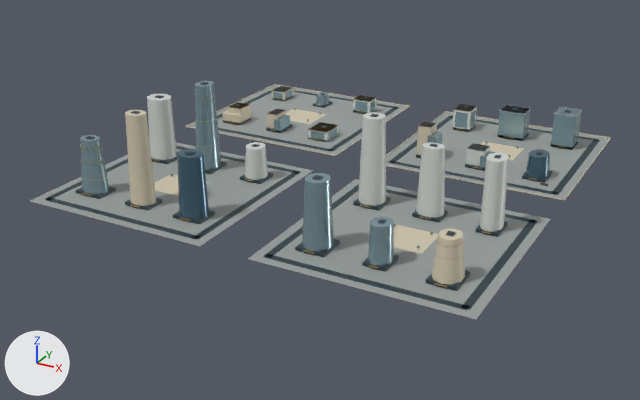
Two versions of the glTF model web/public/assets/3d/ampliworld/GC-CITY-2030/GC-TILE-09-08.glb, one commit apart.
Before and after are seen from a camera (50 mm lens) standing at (-333.0, 5695.0, 578.0) and looking at (-1014.0, 6933.0, -41.0). Arrows for +X, +Y and +Z are at lower left; the lights stay in place. The picture after the commit comes second. Where no turn or scale is listed for an object, it has been applied to the vertices. Vertices at exactly the same position are counted once.

Before the edit, the objects in view are built like this:
```python
ob_gc_tile_09_08_blue = bpy.data.objects.new('GC-TILE-09-08-blue', me_mesh_8)
ob_gc_tile_09_08_blue.location = (0.0, 0.0, 0.0)
ob_gc_tile_09_08_dark = bpy.data.objects.new('GC-TILE-09-08-dark', me_mesh_1)
ob_gc_tile_09_08_dark.location = (0.0, 0.0, 0.0)
ob_gc_tile_09_08_glass = bpy.data.objects.new('GC-TILE-09-08-glass', me_mesh_7)
ob_gc_tile_09_08_glass.location = (0.0, 0.0, 0.0)
ob_gc_tile_09_08_gold = bpy.data.objects.new('GC-TILE-09-08-gold', me_mesh_5)
ob_gc_tile_09_08_gold.location = (0.0, 0.0, 0.0)
ob_gc_tile_09_08_ivory = bpy.data.objects.new('GC-TILE-09-08-ivory', me_mesh_2)
ob_gc_tile_09_08_ivory.location = (0.0, 0.0, 0.0)
ob_gc_tile_09_08_paving = bpy.data.objects.new('GC-TILE-09-08-paving', me_mesh_0)
ob_gc_tile_09_08_paving.location = (0.0, 0.0, 0.0)
ob_gc_tile_09_08_white = bpy.data.objects.new('GC-TILE-09-08-white', me_mesh_6)
ob_gc_tile_09_08_white.location = (0.0, 0.0, 0.0)
```
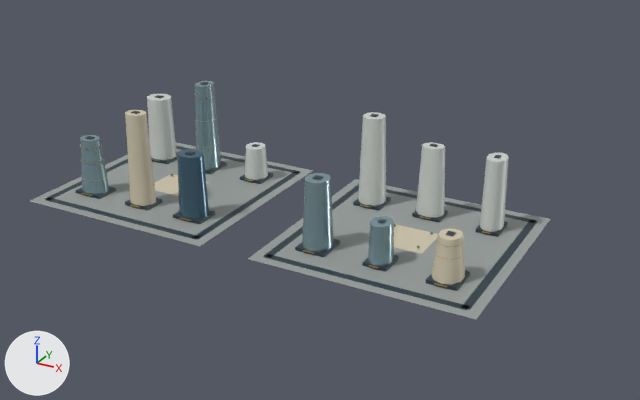
Changed parts and their boxes (x1, y1, x2, y2) in the pictures (640 x 400 px):
'GC-TILE-09-08-paving', reshaped (10% narrower, 24% shorter): before (30, 85, 610, 319); after (30, 142, 550, 319)
'GC-TILE-09-08-glass', reshaped (37% narrower): before (80, 81, 582, 266); after (80, 81, 394, 266)
'GC-TILE-09-08-white', reshaped (17% narrower): before (147, 86, 582, 232); after (147, 94, 509, 232)
'GC-TILE-09-08-dark', reshaped (11% narrower): before (45, 82, 600, 310); after (45, 82, 538, 310)
'GC-TILE-09-08-ivory', reshaped (30% narrower, 13% shorter): before (125, 84, 611, 284); after (125, 110, 465, 284)
'GC-TILE-09-08-blue', reshaped (91% narrower): before (177, 149, 550, 219); after (177, 149, 209, 219)
'GC-TILE-09-08-gold', reshaped (15% narrower): before (80, 95, 565, 287); after (80, 95, 491, 287)
part 1 of me_mesh_0, deleted: before (189, 85, 408, 155)
part 2 of me_mesh_0, deleted: before (386, 112, 610, 199)
part 3 of me_mesh_1, deleted: before (217, 88, 600, 195)
part 4 of me_mesh_2, deleted: before (186, 84, 611, 200)
part 5 of me_mesh_6, deleted: before (269, 86, 582, 166)
part 6 of me_mesh_5, deleted: before (227, 95, 565, 184)
part 7 of me_mesh_7, deleted: before (273, 90, 582, 171)
part 8 of me_mesh_8, deleted (blue): before (526, 149, 550, 178)

Patch to the scene script:
```diff
--- a/web/public/assets/3d/ampliworld/GC-CITY-2030/GC-TILE-09-08.glb.py
+++ b/web/public/assets/3d/ampliworld/GC-CITY-2030/GC-TILE-09-08.glb.py
@@ me_mesh_0 @@
 # used by ob_gc_tile_09_08_paving; location = (0.0, 0.0, 0.0)
-me_mesh_0.from_pydata(...)  # 32 vertices, 48 faces; spans x -1379.0..-621.0, y 6621.0..7379.0, z 0.0
+me_mesh_0.from_pydata(...)  # 16 vertices, 24 faces; spans x -1379.0..-621.0, y 6621.0..6959.0, z 0.0
+# me_mesh_0 part 1: the loose piece of 8 vertices spanning x -1379.0..-1041.0, y 7041.0..7379.0, z 0.0 is deleted
+# me_mesh_0 part 2: the loose piece of 8 vertices spanning x -959.0..-621.0, y 7041.0..7379.0, z 0.0 is deleted
 me_mesh_0.materials.append(mat_paving)
@@ me_mesh_1 @@
 # used by ob_gc_tile_09_08_dark; location = (0.0, 0.0, 0.0)
-me_mesh_1.from_pydata(...)  # 520 vertices, 780 faces; spans x -1364.0..-636.0, y 6636.0..7364.0, z 0.0..155.0
+me_mesh_1.from_pydata(...)  # 256 vertices, 384 faces; spans x -1364.0..-636.0, y 6636.0..6944.0, z 0.0..155.0
+# me_mesh_1 part 3: 33 loose pieces with 264 vertices, spanning x -1364.0..-636.0, y 7056.0..7364.0, z 0.0..67.0, are deleted
 me_mesh_1.materials.append(mat_dark)
@@ me_mesh_2 @@
 # used by ob_gc_tile_09_08_ivory; location = (0.0, 0.0, 0.0)
-me_mesh_2.from_pydata(...)  # 196 vertices, 308 faces; spans x -1380.0..-620.0, y 6677.0..7380.0, z 0.0..153.0
+me_mesh_2.from_pydata(...)  # 60 vertices, 104 faces; spans x -1250.0..-669.0, y 6677.0..6826.0, z 0.0..153.0
+# me_mesh_2 part 4: 17 loose pieces with 136 vertices, spanning x -1380.0..-620.0, y 7040.0..7380.0, z 0.0..60.0, are deleted
 me_mesh_2.materials.append(mat_ivory)
@@ me_mesh_5 @@
 # used by ob_gc_tile_09_08_gold; location = (0.0, 0.0, 0.0)
-me_mesh_5.from_pydata(...)  # 1260 vertices, 2184 faces; spans x -1333.0..-661.0, y 6673.0..7321.0, z 0.0..132.0
+me_mesh_5.from_pydata(...)  # 888 vertices, 1584 faces; spans x -1333.0..-671.0, y 6673.0..6906.0, z 4.0..132.0
+# me_mesh_5 part 6: 36 loose pieces with 372 vertices, spanning x -1321.0..-661.0, y 7040.0..7321.0, z 0.0..42.0, are deleted
 me_mesh_5.materials.append(mat_gold)
@@ me_mesh_6 @@
 # used by ob_gc_tile_09_08_white; location = (0.0, 0.0, 0.0)
-me_mesh_6.from_pydata(...)  # 190 vertices, 320 faces; spans x -1335.0..-670.0, y 6859.0..7324.0, z 0.0..147.0
+me_mesh_6.from_pydata(...)  # 110 vertices, 200 faces; spans x -1335.0..-674.0, y 6859.0..6905.0, z 5.0..147.0
+# me_mesh_6 part 5: 10 loose pieces with 80 vertices, spanning x -1326.0..-670.0, y 7098.0..7324.0, z 0.0..66.0, are deleted
 me_mesh_6.materials.append(mat_white)
@@ me_mesh_7 @@
 # used by ob_gc_tile_09_08_glass; location = (0.0, 0.0, 0.0)
-me_mesh_7.from_pydata(...)  # 342 vertices, 548 faces; spans x -1334.0..-670.0, y 6677.0..7324.0, z 0.0..153.0
+me_mesh_7.from_pydata(...)  # 88 vertices, 160 faces; spans x -1334.0..-773.0, y 6677.0..6907.0, z 5.0..153.0
+# me_mesh_7 part 7: 30 loose pieces with 254 vertices, spanning x -1326.0..-670.0, y 7098.0..7324.0, z 0.0..66.0, are deleted
 me_mesh_7.materials.append(mat_glass)
@@ me_mesh_8 @@
 # used by ob_gc_tile_09_08_blue; location = (0.0, 0.0, 0.0)
-me_mesh_8.from_pydata(...)  # 44 vertices, 80 faces; spans x -1134.0..-671.0, y 6681.0..7145.0, z 5.0..105.0
+me_mesh_8.from_pydata(...)  # 22 vertices, 40 faces; spans x -1134.0..-1086.0, y 6681.0..6723.0, z 5.0..105.0
+# me_mesh_8 part 8: the loose piece of 22 vertices spanning x -709.0..-671.0, y 7099.0..7145.0, z 5.0..42.0 is deleted
 me_mesh_8.materials.append(mat_blue)
```
